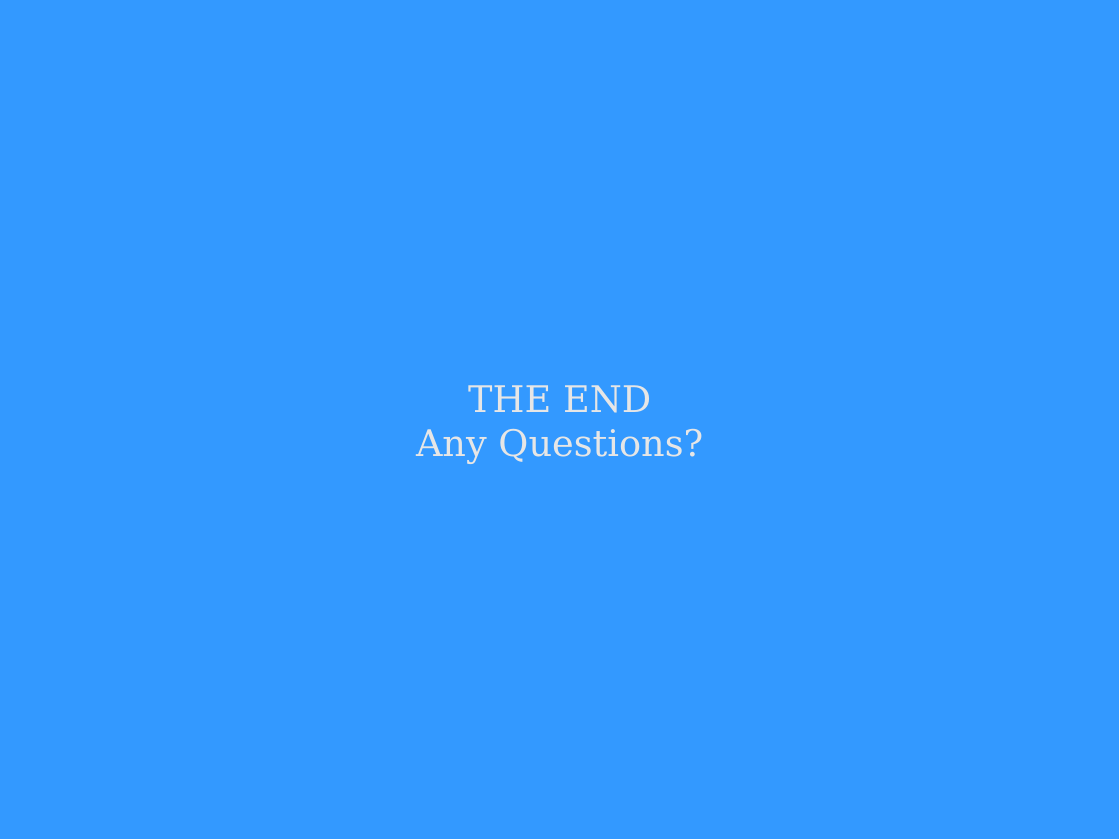
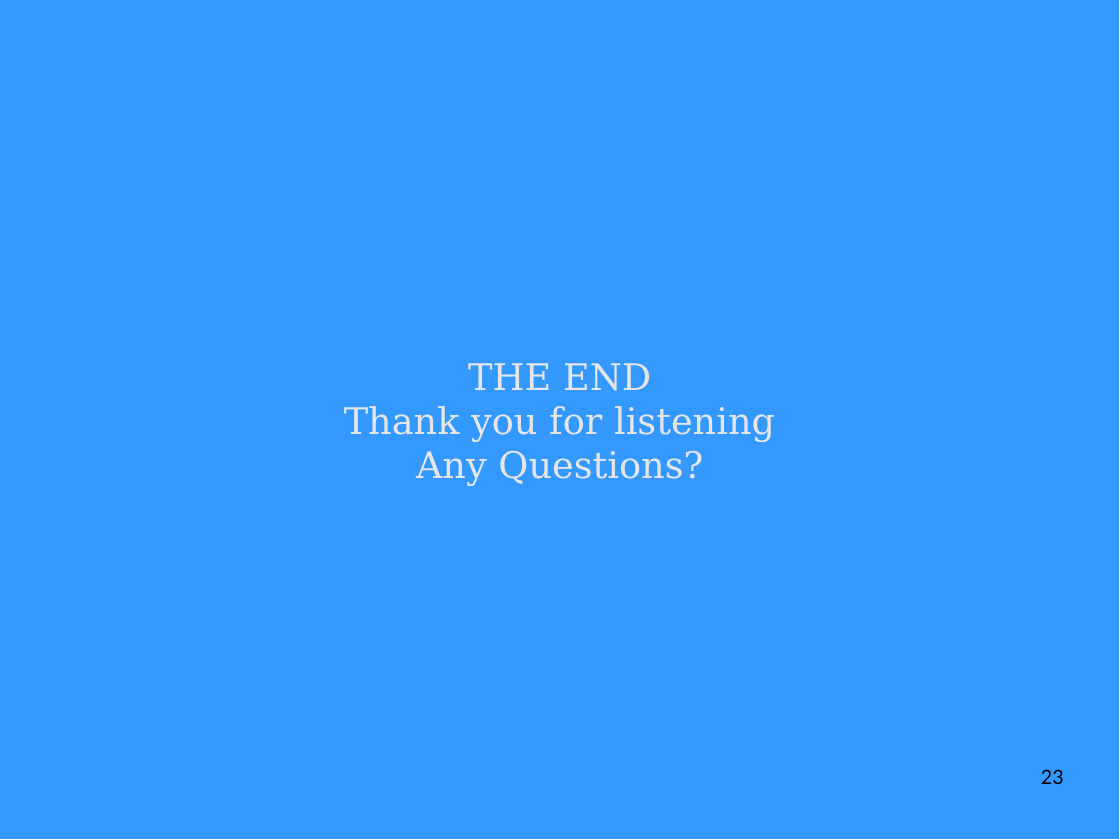
Before and after one commit to ramarijm/stageAI, a slide deck: slide 23 of presentation_ai.odp (slide 15 before the commit). Drawn at 1120x840 pixels with LibreOffice and Linux fonts; fonts in the diff are those of the drawing. Boxes give left, top, right and bottom in pixels: in the first picture for what was removed or moved away, otherwise in the second. Text is boxed around its words. In the diff, an @@ line names an element or a change of style, - is before the commit and + after.

```diff
--- a/presentation_ai.odp
+++ b/presentation_ai.odp
@@ text in rectangle at [344,406,775,442]: paragraph added @@
+Thank you for listening
@@ page number added at [1041,769,1064,784], 14 pt, text #000000 @@
+23
```
Also in this commit, not shown: 13 other slides changed, 9 slides added, 1 slide removed.
